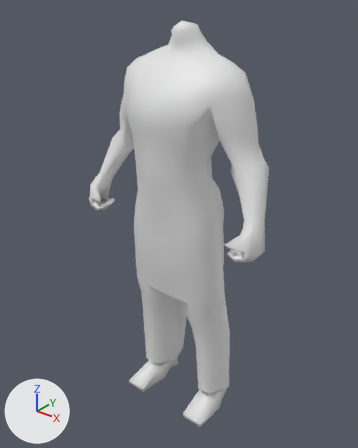
The COLLADA model binaries/data/mods/public/art/meshes/skeletal/new/m_hero_pants_tunic.dae: old version first, new version second.
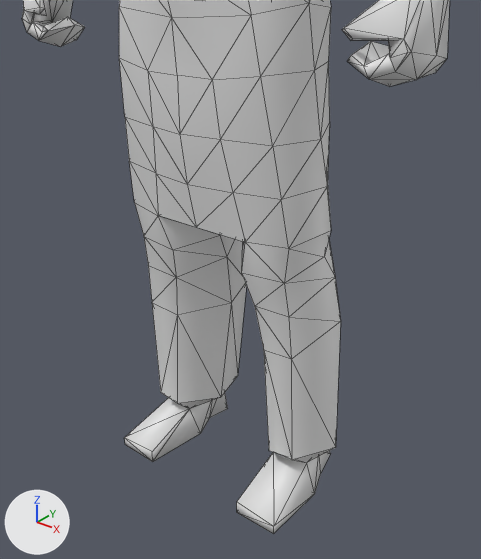
Old and new are each drawn whole from a camera (50 mm lens) standing at (0.0671, -0.0843, 0.1045) and looking at (-0.0008, 0.0006, 0.0519) and again close up from a camera (50 mm lens) standing at (0.0458, -0.0551, 0.0613) and looking at (0.0068, -0.0063, 0.031). The lights are fixed; the arrows at lower left show +X, +Y and +Z. The close-ups show mesh edges as thin lines. Vertices at the same position are counted once.

Names of what the first close-up shows: 'm_hero_pants_tunic'.
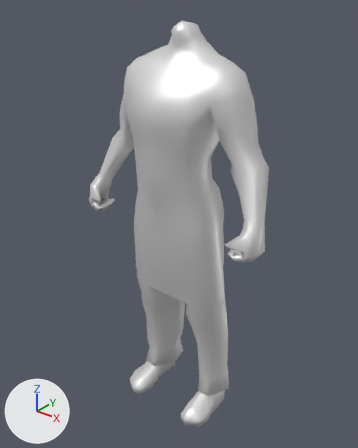
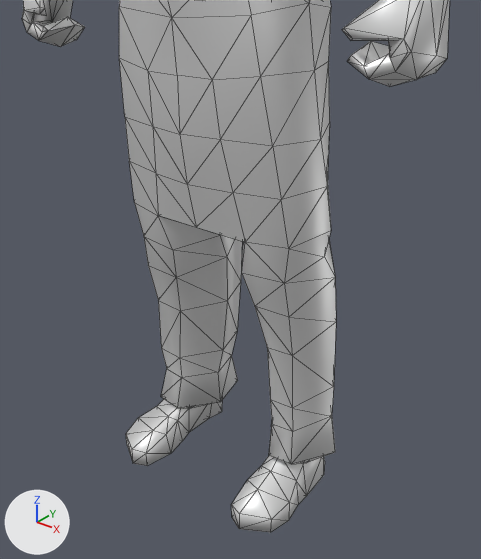
The newer file is also rescaled (x39.37) as a whole; pictures and numbers use the older file's frame.

Where the change shows, as pixel boxes (x1, y1, x2, y2) in the close-ups (481 x 559 px; the box of a moved part takes in the faces that stretch with it):
'm_hero_pants_tunic', reshaped: before (22, 0, 450, 534); after (22, 0, 450, 532)
part 1 of me_cube_018, moved or reshaped: (168, 0, 251, 18) in both
part 2 of me_cube_018, built on: before (125, 239, 341, 534); after (126, 239, 336, 532)

Diff of the bpy script that builds the scene:
```diff
--- a/binaries/data/mods/public/art/meshes/skeletal/new/m_hero_pants_tunic.dae.py
+++ b/binaries/data/mods/public/art/meshes/skeletal/new/m_hero_pants_tunic.dae.py
@@ mat_skin @@
+mat_skin = principled_material('Skin')
+mat_skin.base_color = (0.8, 0.8, 0.8)  # white #e7e7e7
+mat_skin.metallic = 0.5
@@ me_cube_018 @@
 # used by ob_m_hero_pants_tunic; location = (0.0, 0.0, 0.0)
 # verts and faces of me_cube_018; kept vertices keep their numbers, new ones are numbered from 374
 # before: 1 (0.0069, -0.007, 0.0618), 280 (0.0, -0.0094, 0.0614), 287 (0.0, -0.0079, 0.0562) at pixel (171, 17), 312 (0.0083, -0.0068, 0.0568) at pixel (251, 15)
-me_cube_018.from_pydata(...)  # 374 vertices, 744 faces; spans x -0.0245..0.0245, y -0.0104..0.0091, z 0.0..0.0978
+me_cube_018.from_pydata(...)  # 464 vertices, 900 faces; spans x -0.0245..0.0245, y -0.0104..0.0091, z -0.0002..0.0978
+# me_cube_018 part 1
+delete_faces([(280, 287, 312), (1, 280, 312)])
+faces += [(1, 287, 312), (1, 280, 287)]
+# me_cube_018 part 2
+# 30 vertices are removed from x -0.0139..0.0139, y -0.0077..0.0091, z 0.0..0.0239
+# 104 faces are deleted
+# 3 vertices in x -0.0078..0.0078, y -0.0019..0.0032, z 0.0057..0.0061 move by (0.0, 0.0, -0.0007)
+# 9 vertices move from x -0.011..0.011, y -0.0025..0.0084, z 0.0061..0.022 to x -0.0106..0.0106, y -0.0019..0.0084, z 0.0053..0.022
+# 120 vertices are added at x -0.0139..0.0139, y -0.0095..0.0091, z -0.0002..0.0237
+# 260 new faces join them
+me_cube_018.materials.append(mat_skin)  # white #e7e7e7
```
